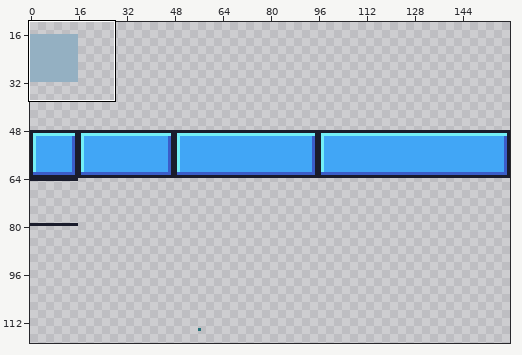
File history of a sprite sheet, android/assets/TextureSheet.png. Above, an overview of the earlier version with the close-up marked.
Close-up. Before the commit:
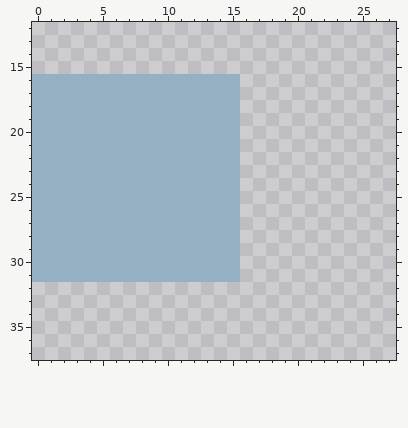
The file is 160x160 pixels. Shown: x 0..27, y 12..37. The wide view leaves out empty margins. The commit also changed other parts of the picture, which this record leaves out.
And afterwards:
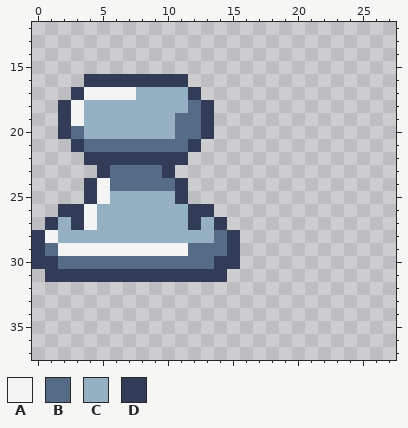
Palette (. is transparent): A #f4f4f4  B #566c86  C #94b0c2  D #333c57
Difference:
y 16: x 0..15 CCCCCCCCCCCCCCCC -> ....DDDDDDDD....
y 17: x 0..7 CCCCCCCC -> ...DAAAA; x 12..15 CCCC -> D...
y 18: x 0..3 CCCC -> ..DA; x 12..15 CCCC -> BD..
y 19: x 0..3 CCCC -> ..DA; x 11..15 CCCCC -> BBD..
y 20: x 0..3 CCCC -> ..DB; x 11..15 CCCCC -> BBD..
y 21: x 0..15 CCCCCCCCCCCCCCCC -> ...DBBBBBBBBD...
y 22: x 0..15 CCCCCCCCCCCCCCCC -> ....DDDDDDDD....
y 23: x 0..15 CCCCCCCCCCCCCCCC -> .....DBBBBD.....
y 24: x 0..15 CCCCCCCCCCCCCCCC -> ....DABBBBBD....
y 25: x 0..5 CCCCCC -> ....DA; x 11..15 CCCCC -> D....
y 26: x 0..4 CCCCC -> ..DDA; x 12..15 CCCC -> DD..
y 27: x 0..1 CC -> .D; x 3..4 CC -> DA; x 12 C -> D; x 14..15 CC -> D.
y 28: x 0..1 CC -> DA; x 14..15 CC -> BD
y 29: x 0..15 CCCCCCCCCCCCCCCC -> DBAAAAAAAAAABBBD
y 30: x 0..15 CCCCCCCCCCCCCCCC -> DDBBBBBBBBBBBBDD
y 31: x 0..15 CCCCCCCCCCCCCCCC -> .DDDDDDDDDDDDDD.
